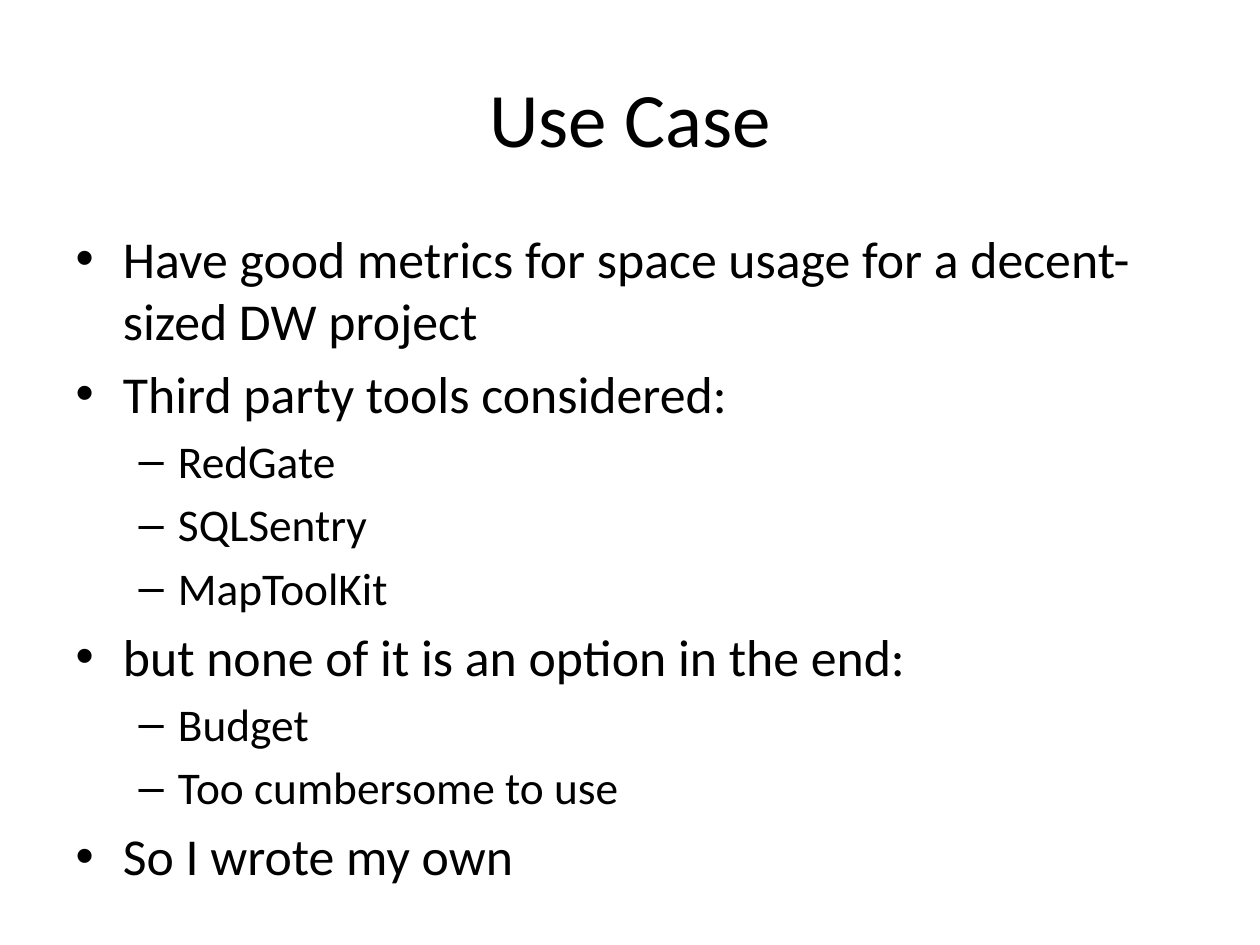
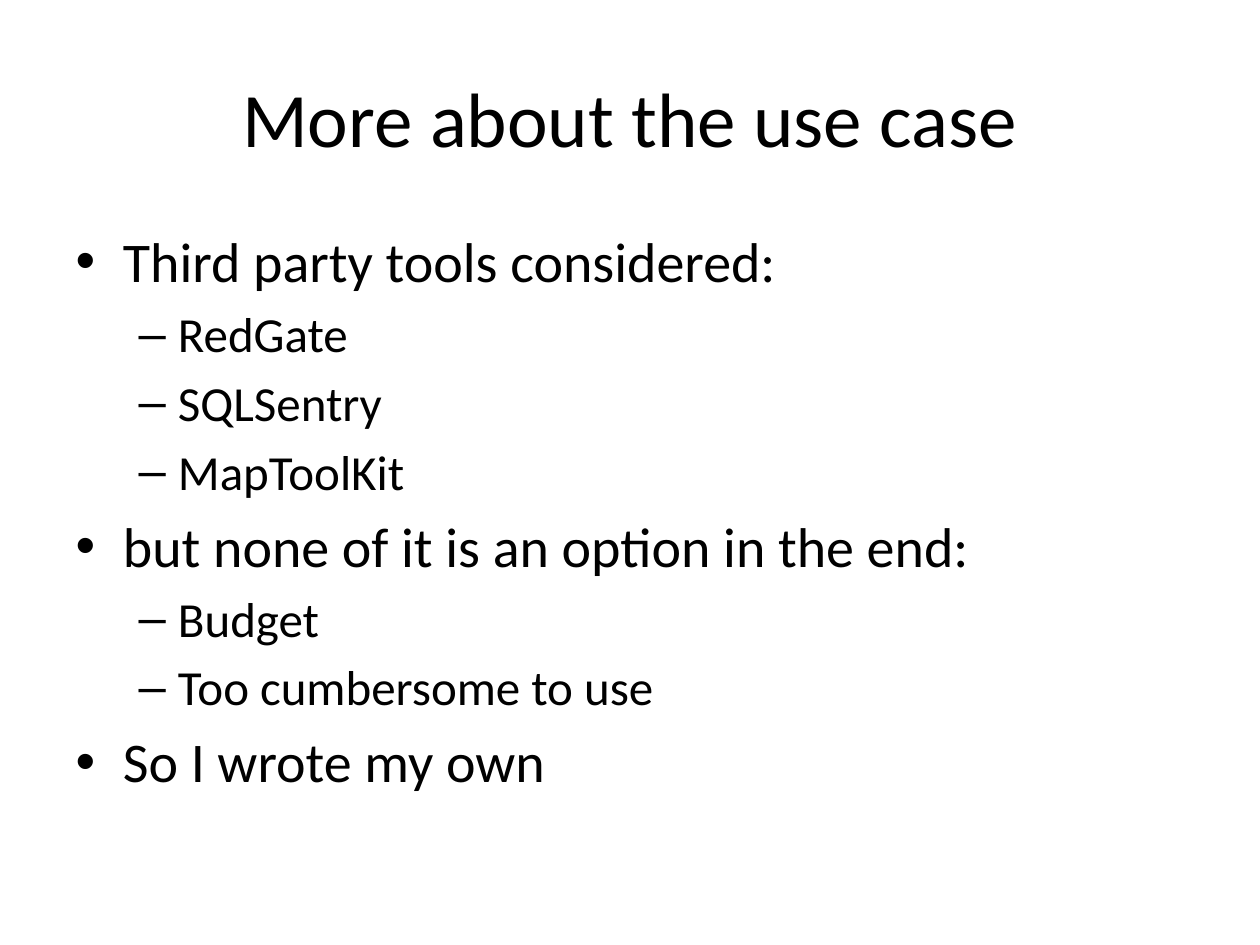
Before and after one commit to haidong/mssqlps, a slide deck: slide 4 of DBAMetrics/DBAMetricsAndThePowerOfAutomation.pptx (slide 3 before the commit). Drawn at 1260x945 pixels with LibreOffice and Linux fonts; fonts in the diff are those of the drawing. Boxes give left, top, right and bottom in pixels: in the first picture for what was removed or moved away, otherwise in the second. Text is boxed around its words. In the diff, an @@ line names an element or a change of style, - is before the commit and + after.

```diff
--- a/DBAMetrics/DBAMetricsAndThePowerOfAutomation.pptx
+++ b/DBAMetrics/DBAMetricsAndThePowerOfAutomation.pptx
@@ title at bbox=[242, 93, 1016, 148]: text changed @@
-Use Case
+More about the use case
@@ text "Third party tools considered:" at bbox=[123, 243, 969, 791]: size 29.6 to 32 pt in "Third party tools considered:", "but none of it is an option ...", "So I wrote my own"; size 25.9 to 28 pt in "RedGate", "SQLSentry", "MapToolKit", "Budget" and 1 more places @@
@@ text at bbox=[123, 242, 1129, 349]: paragraph removed @@
-• Have good metrics for space usage for a decent-sized DW project
```
Also in this commit, not shown: 3 other slides changed.
